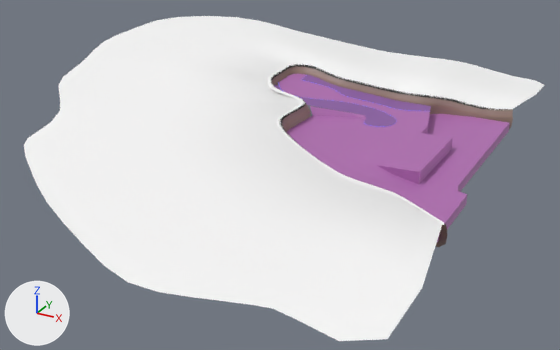
The FBX model Assets/_Meshes/Environment/Ground.fbx: old version first, new version second.
Both versions are drawn from a 50 mm camera at (157.0, -322.0, 141.0) aimed at (-11.0, -16.0, -12.0). Lighting does not change. The marker at lower left points along +X, +Y and +Z. Where no turn or scale is listed for an object, it has been applied to the vertices.

Names of what the first picture shows: 'Ground'.
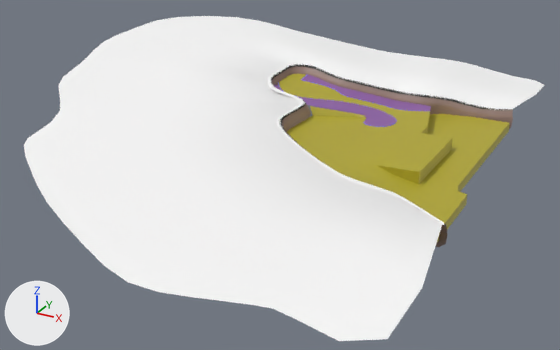
The edits, one by one:
Material 'Path' (mat_path) changes colour from pink #b36fb4 to yellow #b4a92e; in linear values from (0.453, 0.16, 0.458) to (0.458, 0.399, 0.0268).

Changed parts and their boxes [x1, y1, x2, y2] in the pictures (560 x 350 px):
'Ground', recoloured (pink to yellow)
    both: [275, 70, 512, 244]
